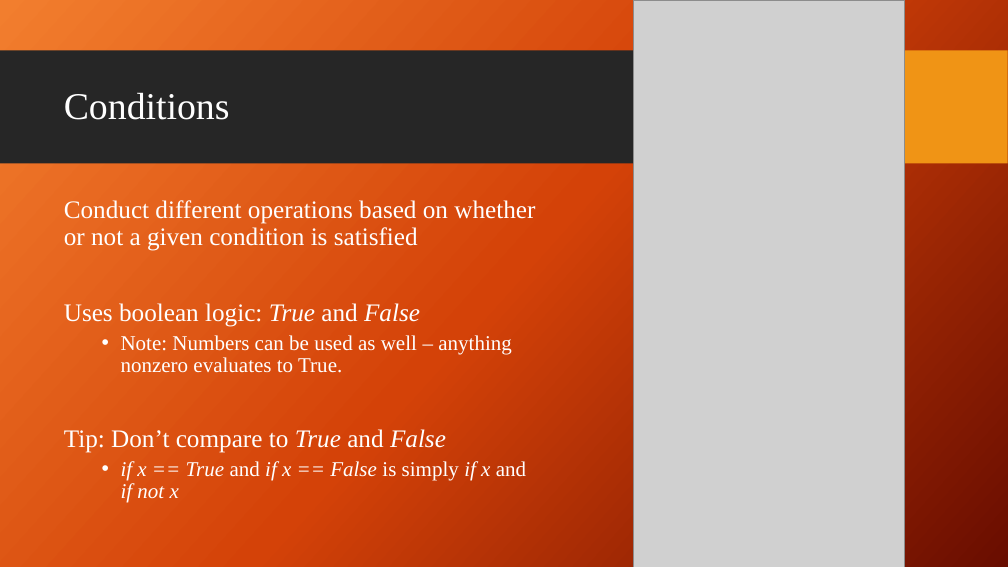
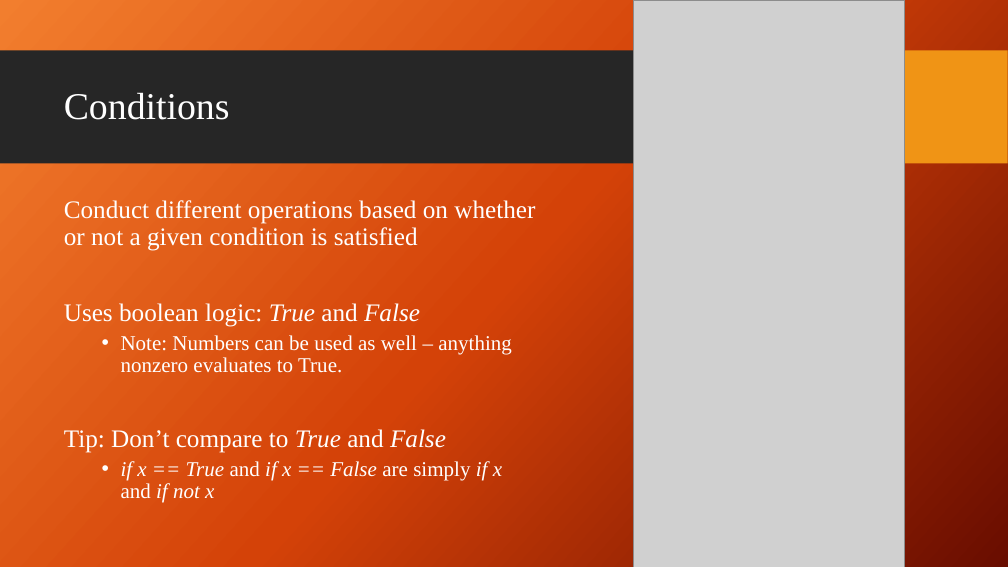
Before and after one commit to giganano/PythonBootcamp, a slide deck: slide 17 of slides/review.pptx. Drawn at 1008x567 pixels with LibreOffice and Linux fonts; fonts in the diff are those of the drawing; grey boxes stand for pictures; background and template pictures are left out. Boxes give left, top, right and bottom in pixels: in the first picture for what was removed or moved away, otherwise in the second. Text is boxed around its words. In the diff, an @@ line names an element or a change of style, - is before the commit and + after.

Commit message:
slides: minor session 2 updates

```diff
--- a/slides/review.pptx
+++ b/slides/review.pptx
@@ text at (x1=121, y1=461, x2=502, y2=503): text changed @@
-  • if x == True and if x == False is simply if x and if not x
+  • if x == True and if x == False are simply if x and if not x
```
